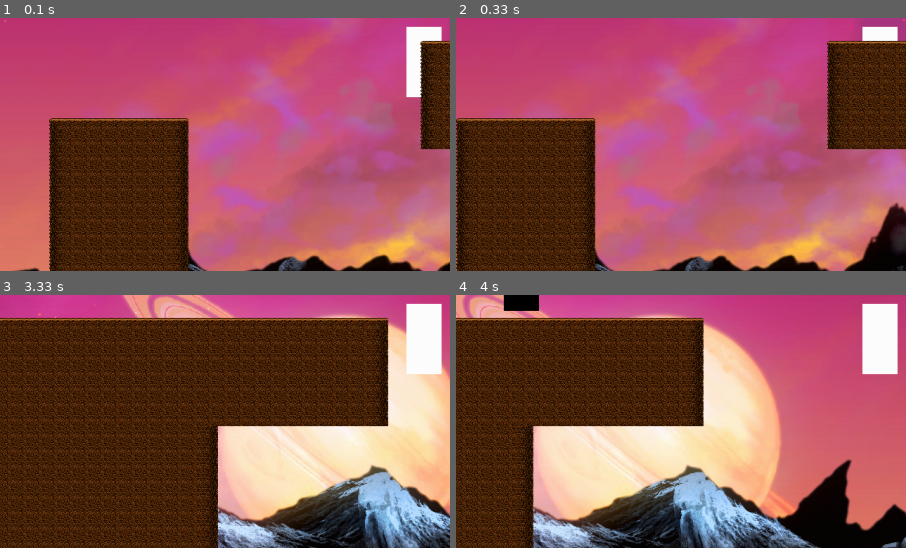
Above: before the commit, frames 1-4 (two rows, left to right).
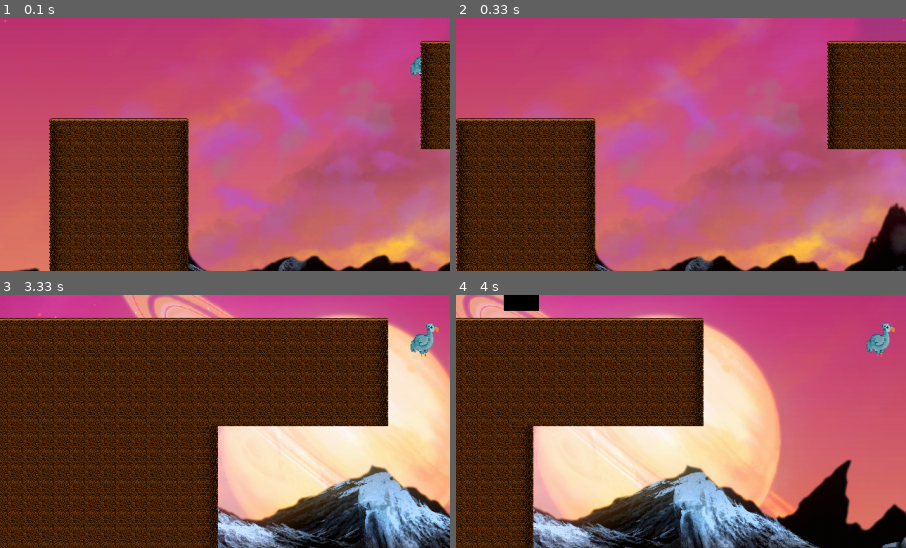
Above: after the commit, the same moments.

Repository: Jeliiiii/GRP12-Mini-studio
Game: pygame game, started from main.py
Same seed, same stepped clock (60 frames per second), same inputs: the game is played once before the commit and once after it.
Inputs (mouse positions are % of the whole screen's width and height, from its top left):
- Up to frame 1 (0.1 s): no input
- Up to frame 2 (0.33 s): no input
- Up to frame 3 (3.33 s): move the mouse to (46, 54) at 0.37 s; move the mouse to (26, 51) at 0.87 s; move the mouse to (65, 15) at 1.2 s; move the mouse to (52, 16) at 1.7 s; move the mouse to (51, 60) at 2.27 s; move the mouse to (76, 66) at 2.6 s; move the mouse to (76, 41) at 3.03 s
- Up to frame 4 (4 s): move the mouse to (86, 42) at 3.43 s
The pictures show only the part of the screen within x 3-53%, y 41-91%; the shares and areas given below are measured in that part.

The runs differ from the first frame. In frame 1, 1.2% of the frame differs, in the area x 90-99%, y 3-32%; in frame 2, 0.5%; in frame 3, 2.2%; in frame 4, 2.3%.

Commit message:
safe version + dodo

Diff:
--- a/character.py
+++ b/character.py
@@ -1,13 +1,14 @@
 import pygame
 from window import *
+from setup import *
 
-window = Window()
 
 rect_width = 50
-rect_height = 100
+rect_height = 50
 rect_x = (window.largeur - rect_width) // 2
 rect_y = (window.hauteur - rect_height) // 2
 rect_speed = 15
+
 class Character:
     def __init__(self, screen, x, y, width, height, speed):
         """
@@ -20,6 +21,8 @@
         self.screen = screen
         self.rect = pygame.Rect(x, y, width, height)
         self.speed = speed
+        self.img = pygame.image.load("ressources/img/dodo/0.png")
+        self.img = pygame.transform.scale(self.img, (50, 50))
 
     def move_up(self):
         #Déplace le personnage vers le haut.
@@ -45,10 +48,16 @@
         if self.rect.right > self.screen.get_width():
             self.rect.right = self.screen.get_width()
 
-    def draw(self, color):
+    def draw(self):
         #dessine le personnage sur l'écran.
-        pygame.draw.rect(self.screen, color, self.rect)
+        #pygame.draw.rect(self.screen, color, self.rect)
+        self.screen.blit(self.img, self.rect)
 
     def getCoordinates(self):
         #renvoie les coordonnées actuelles du personnage.
         return [self.rect.x, self.rect.y]
+
+
+
+
+rect = Character(window.screen, rect_x, rect_y, rect_width, rect_height, rect_speed)
--- a/main.py
+++ b/main.py
@@ -32,8 +32,6 @@
 pygame.mouse.set_visible(0)
 
 
-
-rect = Character(window.screen, rect_x, rect_y, rect_width, rect_height, rect_speed)
 
 
 #Liste des objets à l'écran
@@ -93,7 +91,7 @@
 
     #Tir
     if pygame.K_SPACE in keys and shootCd == 0:
-        bulletList.append(classic.bullet(window.screen, rect.getCoordinates()[0], rect.getCoordinates()[1]+40, 20, 10, 30, "ally"))
+        objectsList[2].append(classic.bullet(window.screen, rect.getCoordinates()[0], rect.getCoordinates()[1]+40, 20, 10, 30, "ally"))
         shootCd = classic.tear
 
     if shootCd > 0:
@@ -114,11 +112,11 @@
         scroll = 0
 
     # Dessin du rectangle
-    rect.draw(white)
+    rect.draw()
 
 
 
-
+    #On fait avancezr chaque objets
     for object in objectsList[0]:
         object.go_on()
         object.draw()
@@ -149,15 +147,20 @@
         #Déplacement
         bullet.go_on()
         #Check des collisions avec les objets de objectsList
-        for type in objectsList:
-            for object in type :
-                if bullet.rect.colliderect(object):
-                    objectsList[2].remove(bullet)
-                    objectsList.remove(object)
+        for referencial in objectsList[0]:
+            if bullet.rect.colliderect(referencial):
+                objectsList[2].remove(bullet)
+                if referencial.destructible :
+                    objectsList[0].remove(object)
+                break
+        for referencial in objectsList[1]:
+            if bullet.rect.colliderect(referencial):
+                objectsList[2].remove(bullet)
+                objectsList[1].remove(object)
+                break
         #Destruction des balles une fois le field traversé sans avoir rien touché
         if bullet.getCoordinates()[0] == window.largeur+20 :
             objectsList[2].remove(bullet)
-        bullet.draw(black)
 
 
     # Rafraîchissement de l'affichage
